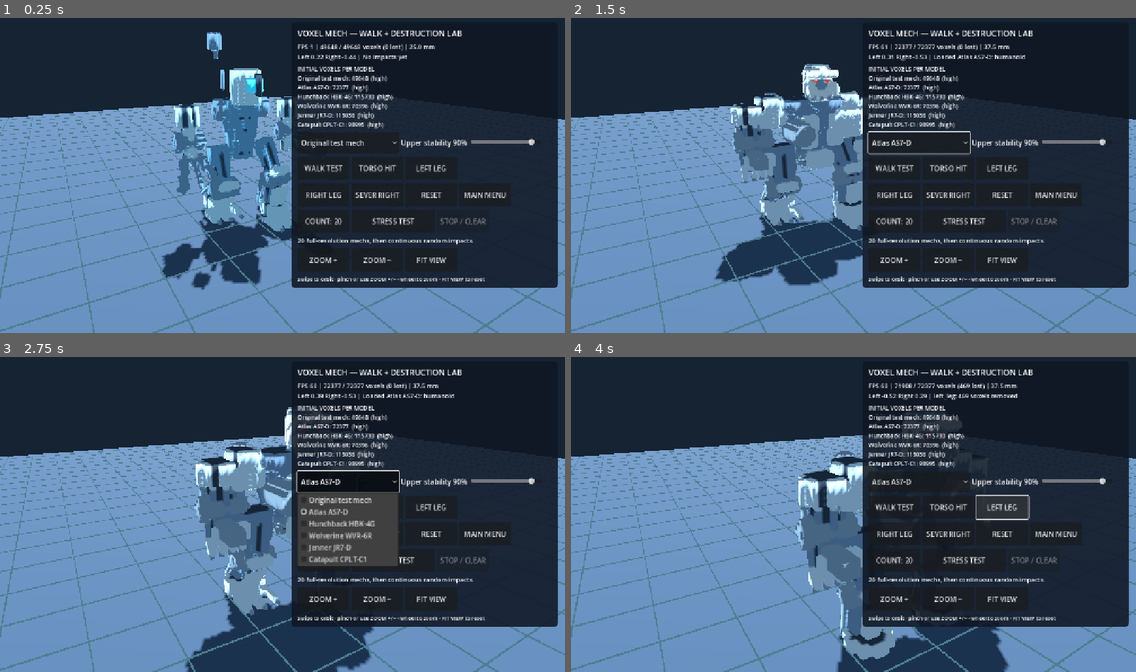
Above: before the commit, frames 1-4 (two rows, left to right).
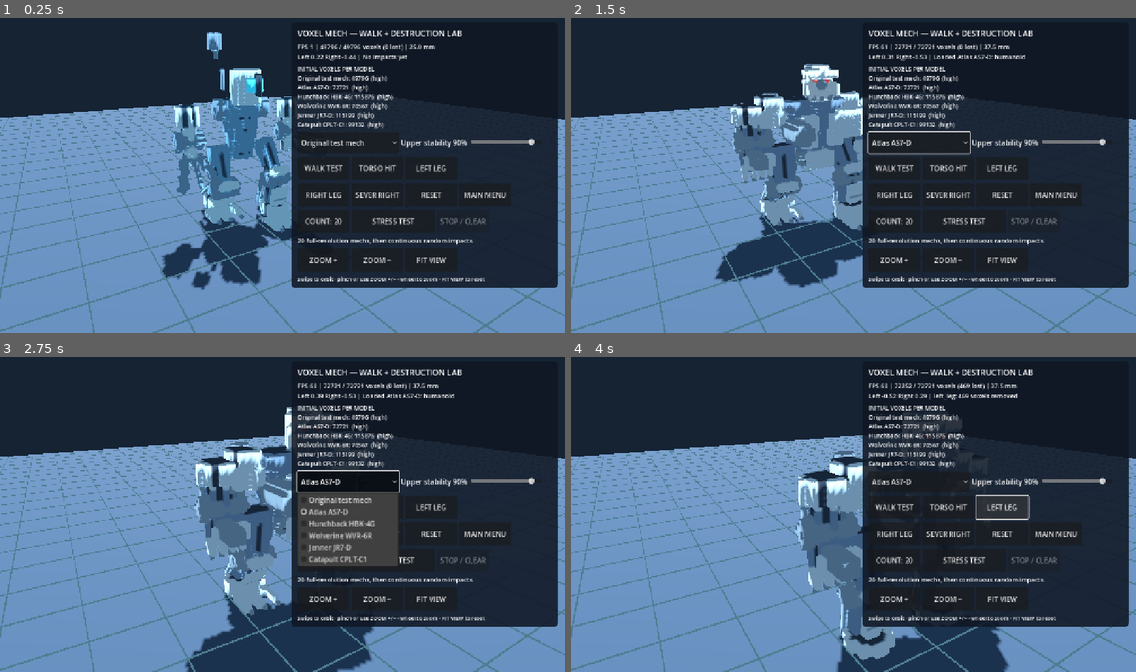
Above: after the commit, the same moments.

Repository: drag0nblad3/BtechMobile
Game: Godot game, scene res://scenes/voxel_mech_lab.tscn
Same seed, same stepped clock (60 frames per second), same inputs: the game is played once before the commit and once after it. This scene is started directly instead of the project's main scene.
Inputs:
- Up to frame 1 (0.25 s): no input
- Up to frame 2 (1.5 s): click "Original test mech" at 0.5 s; click "WALK TEST" at 1.25 s
- Up to frame 3 (2.75 s): click "Atlas AS7-D" at 2 s
- Up to frame 4 (4 s): click "TORSO HIT" at 2.75 s; click "LEFT LEG" at 3.5 s

The runs differ from the first frame. In frame 1, 0.3% of the frame differs, in the area x 34-67%, y 4-85%; in frame 2, 0.5%, in the area x 32-67%, y 8-86%; in frame 3, 0.4%; in frame 4, 0.2%.

Commit message:
Use only V4 microgeometry, no leftover old detailing; stretch skeleton vertically without touching gait angles

Diff:
--- a/src/view/units/voxel_part.gd
+++ b/src/view/units/voxel_part.gd
@@ -77,10 +77,14 @@
 			VoxelFineDetail.decorate(self)
 		elif detail_style == "atlas" or detail_style == "catapult":
 			VoxelChassisDetail.decorate(self)
-		VoxelRosterSculpt.fine(self)
+		if detail_style.begins_with("v4_"):
+			VoxelReferenceV4.fine(self)
+		else:
+			VoxelRosterSculpt.fine(self)
 		# Fine corner dressing only on major hull armor; preserve slender
 		# weapon rims, articulated pins and the exact Jenner toe geometry.
-		if name == "Torso" and detail_style != "jenner":
+		if name == "Torso" and detail_style != "jenner" \
+				and not detail_style.begins_with("v4_"):
 			VoxelAnatomyV2.micro_bevel(self)
 	_original_count = cells.size()
 	joint_cells.clear()
